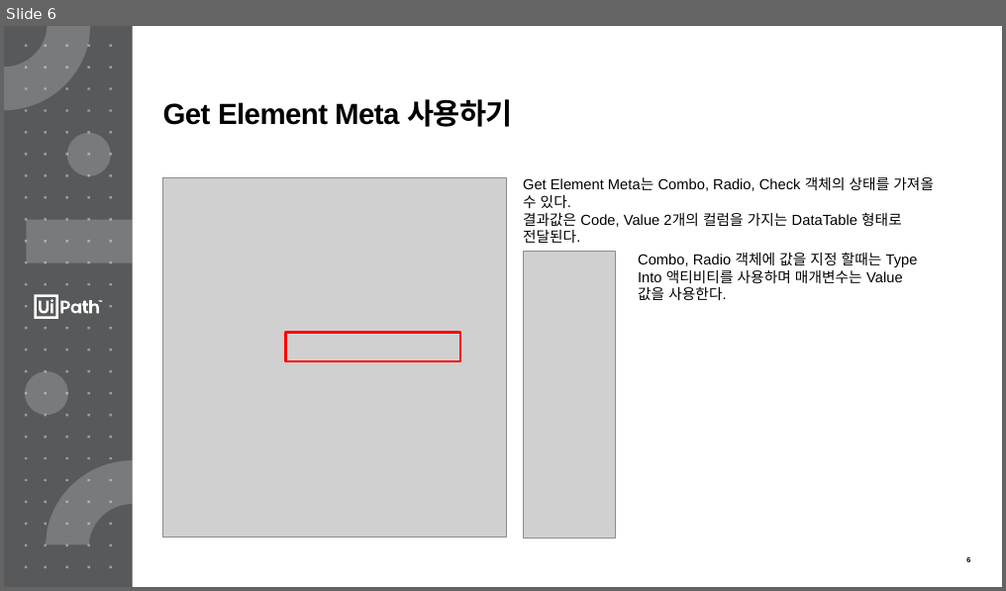
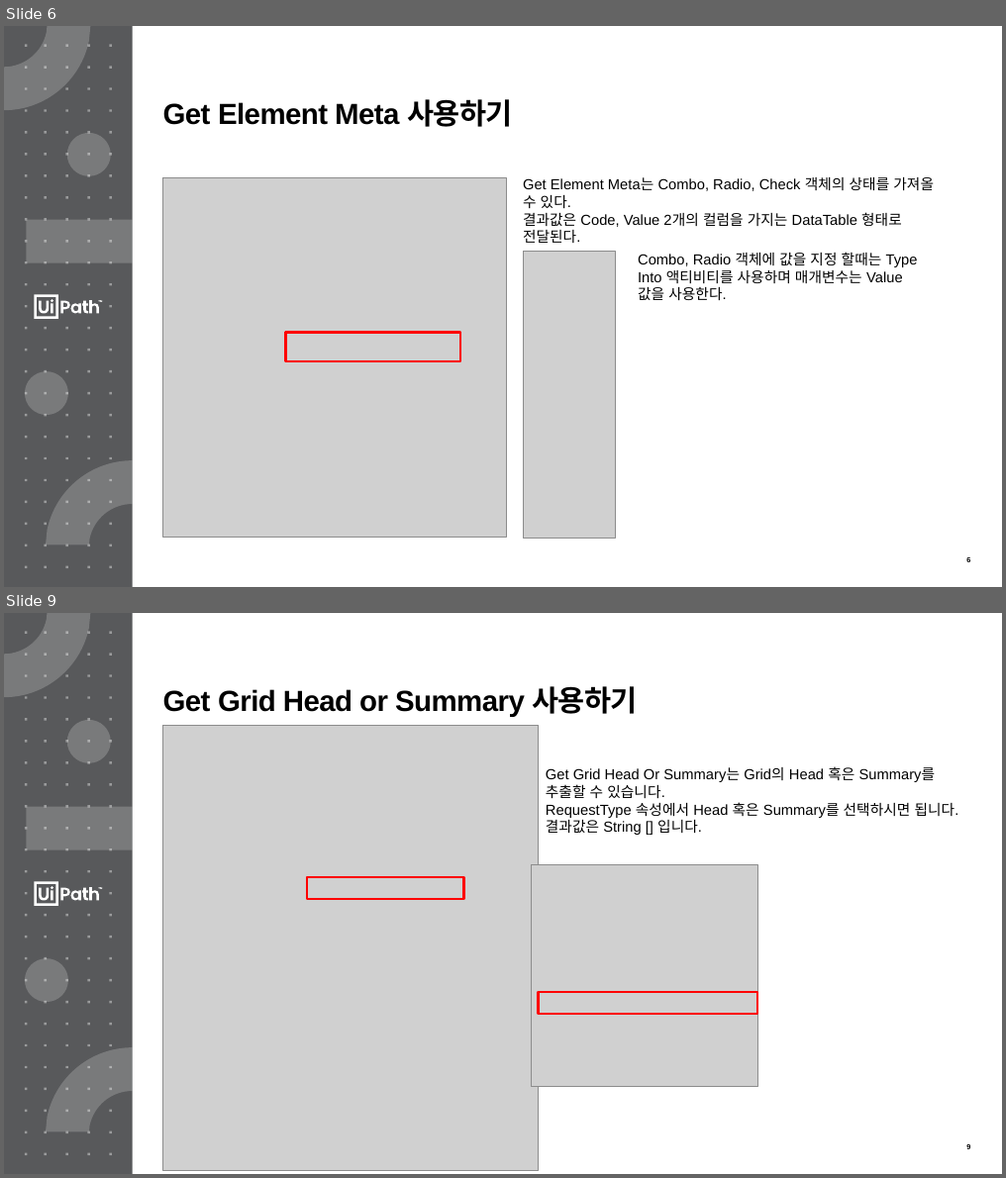
Before and after one commit to uipathkorea/CustomActivities, a slide deck: XPlatformConnector/XPlatformConnector사용가이드.pptx. Shown one above the other, each under a label of ours: slide 6 before the commit, slides 6 and 9 after it; the slides between them are not shown. The pictures are 1006x591 and 1006x1178 pixels, drawn with LibreOffice and Linux fonts; fonts in the diff are those of the drawing; grey boxes stand for pictures. Boxes give left, top, right and bottom in pixels: in the first picture for what was removed or moved away, otherwise in the second. Text is boxed around its words. In the diff, an @@ line names an element or a change of style, - is before the commit and + after.

Commit message:
샘플 xaml 및 사용가이드 갱신

```diff
--- a/XPlatformConnector/XPlatformConnector사용가이드.pptx
+++ b/XPlatformConnector/XPlatformConnector사용가이드.pptx
@@ slide 9 added at [4, 613, 1002, 1174], background #58595B; not listed: 9 template elements that a slide beside it also shows @@
@@ title added at [163, 686, 638, 717], 28 pt, text #000000, bold @@
+Get Grid Head or Summary 사용하기
@@ picture added at [162, 725, 538, 1171] @@
@@ text added at [546, 766, 959, 835], 14 pt, text #000000 @@
+Get Grid Head Or Summary는 Grid의 Head 혹은 Summary를 추출할 수 있습니다.
+RequestType 속성에서 Head 혹은 Summary를 선택하시면 됩니다.
+결과값은 String [] 입니다.
@@ rectangle added at [307, 877, 463, 899], outline #FF0000 2.25 pt @@
@@ picture added at [532, 864, 757, 1087] @@
@@ rectangle added at [539, 992, 757, 1014], outline #FF0000 2.25 pt @@
```
Also in this commit, not shown: 2 slides changed, 2 other slides added, 5 other files.
